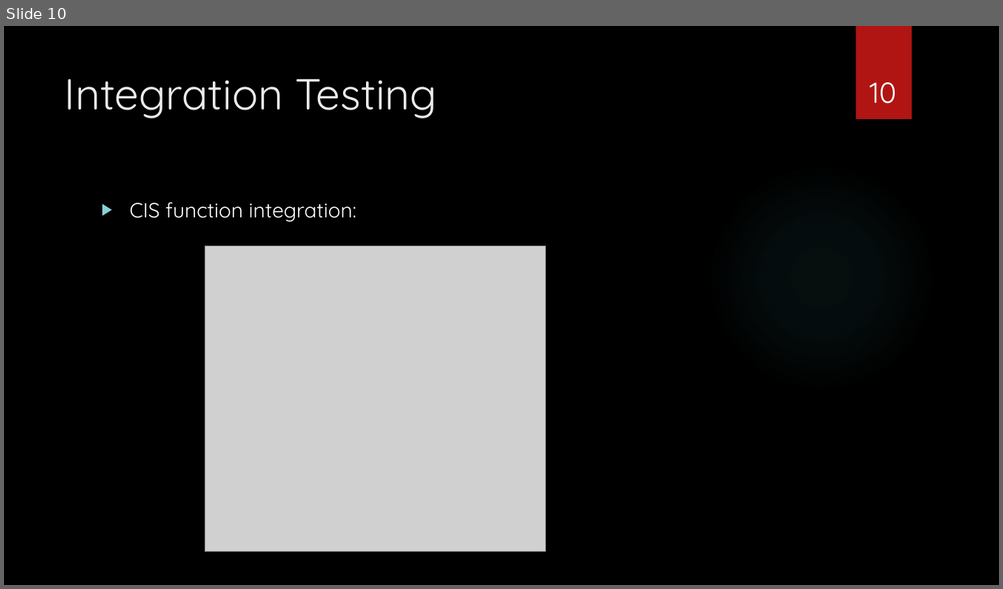
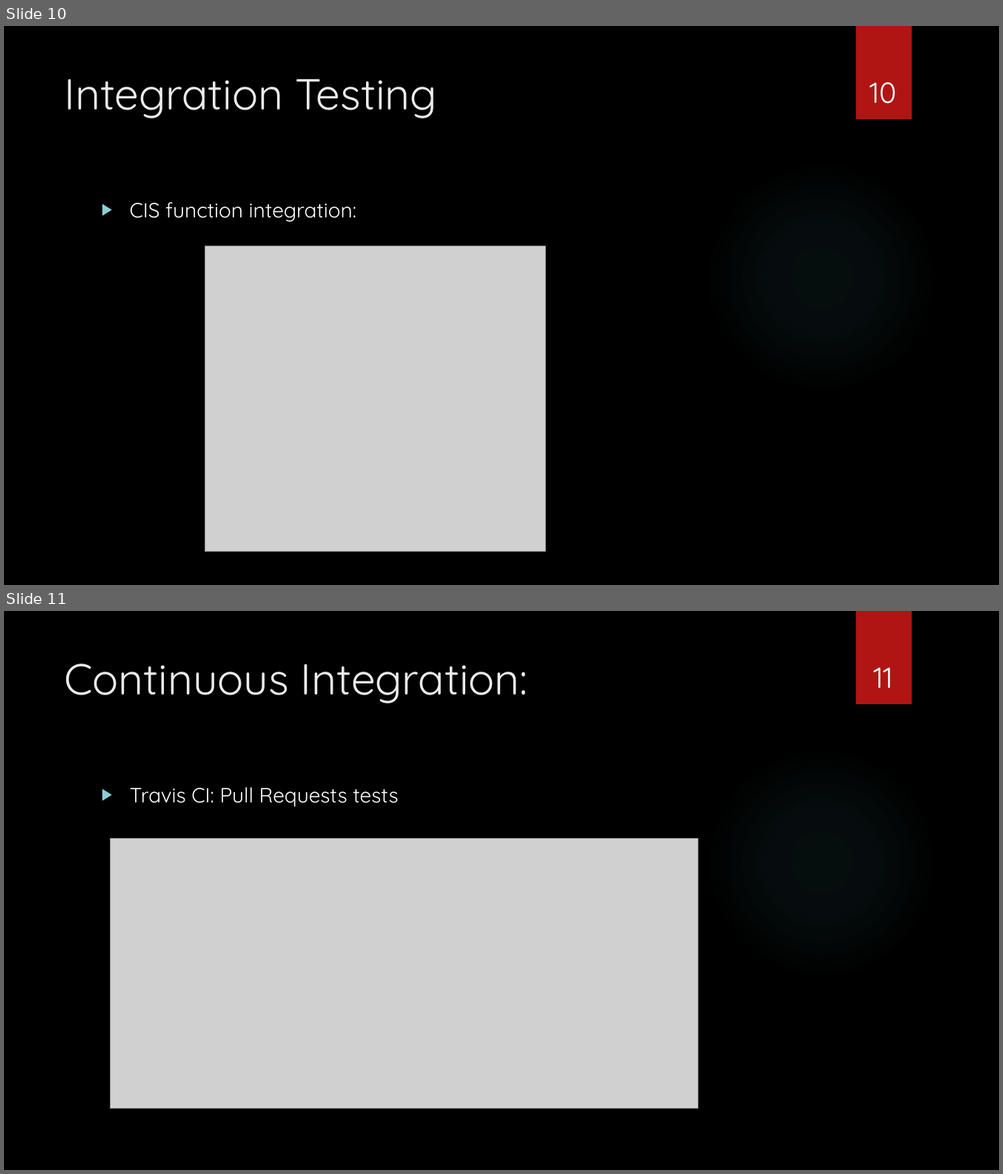
Before and after one commit to LenBekker/COS301-Phase3, a slide deck: Presentation/Merlot Client Information System.pptx. Shown one above the other, each under a label of ours: slide 10 before the commit, slides 10 and 11 after it. The pictures are 1003x589 and 1003x1174 pixels, drawn with LibreOffice and Linux fonts; fonts in the diff are those of the drawing; grey boxes stand for pictures; background and template pictures are left out. Boxes give left, top, right and bottom in pixels: in the first picture for what was removed or moved away, otherwise in the second. Text is boxed around its words. In the diff, an @@ line names an element or a change of style, - is before the commit and + after.

Commit message:
Presentation: Added CI

```diff
--- a/Presentation/Merlot Client Information System.pptx
+++ b/Presentation/Merlot Client Information System.pptx
@@ slide 11 added at bbox=[4, 611, 999, 1170], background picture (left out); not listed: 2 template elements that a slide beside it also shows @@
@@ title added at bbox=[64, 664, 528, 703], 42 pt, text #EBEBEB @@
+Continuous Integration:
@@ page number added at bbox=[873, 667, 892, 688], 28 pt, text #FFFFFF @@
+11
@@ text added at bbox=[130, 787, 398, 807], 20 pt, text #FFFFFF @@
+▶ Travis CI: Pull Requests tests
@@ picture added at bbox=[111, 839, 698, 1109] @@
```
Also in this commit, not shown: 1 other slide added.
